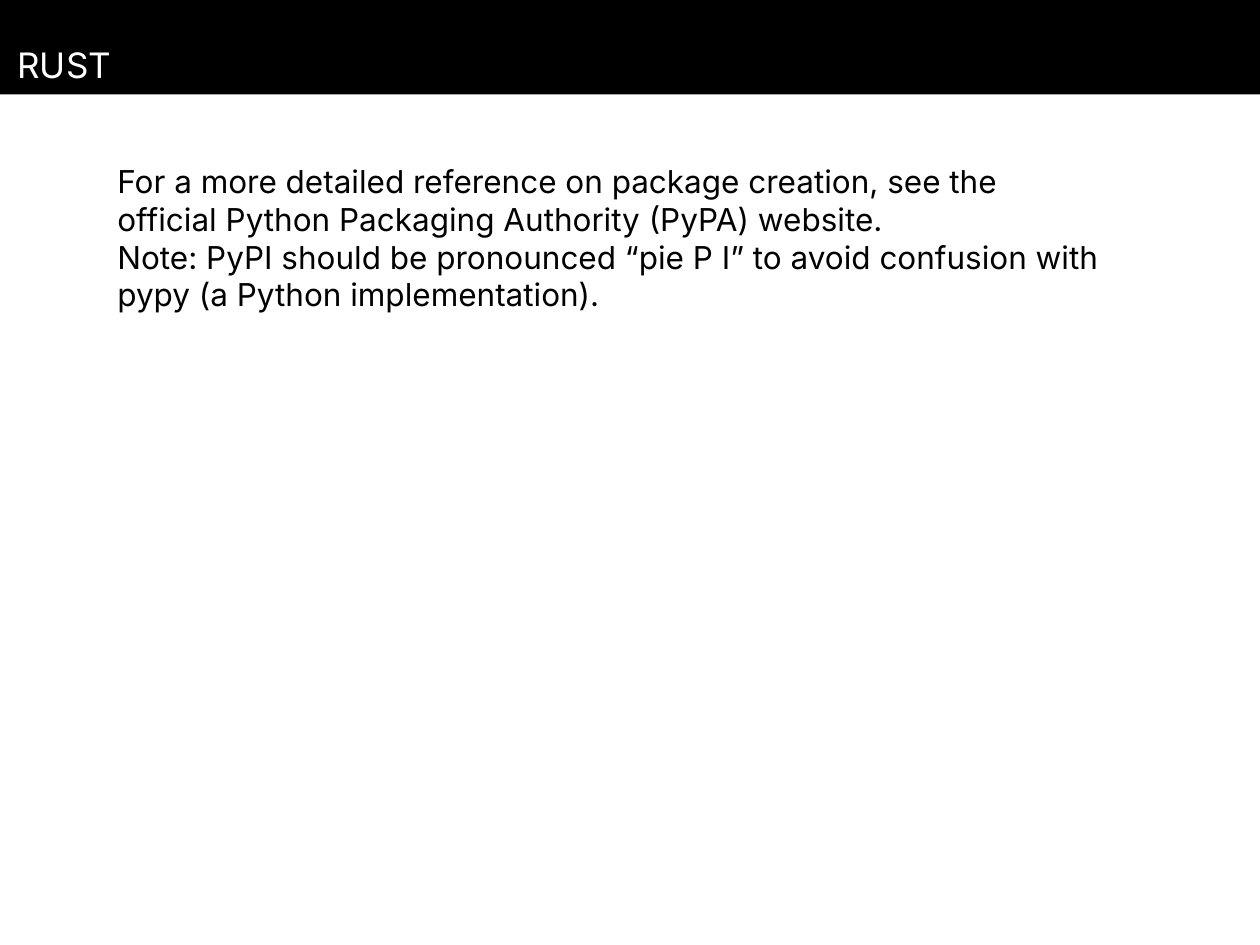
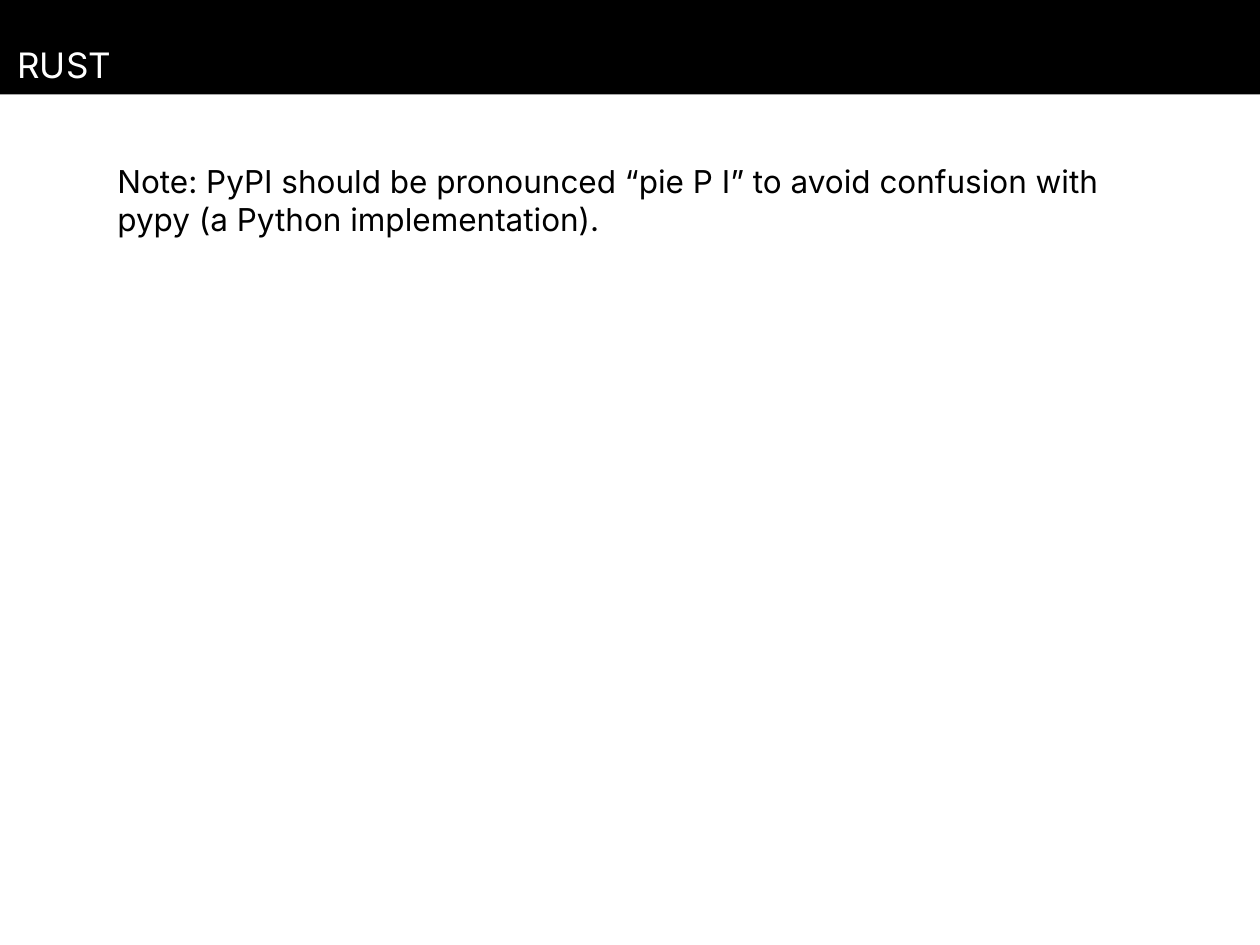
Before and after one commit to Brendan8899/pdfTopptx, a slide deck: slide 2 of output.pptx (slide 4 before the commit). Drawn at 1260x945 pixels with LibreOffice and Linux fonts; fonts in the diff are those of the drawing. Boxes give left, top, right and bottom in pixels: in the first picture for what was removed or moved away, otherwise in the second. Text is boxed around its words. In the diff, an @@ line names an element or a change of style, - is before the commit and + after.

```diff
--- a/output.pptx
+++ b/output.pptx
@@ text "Note: PyPI should be pronounced ..." at box(117, 169, 1098, 238): more space between paragraphs @@
@@ text at box(117, 169, 996, 238): paragraph removed @@
-For a more detailed reference on package creation, see the official Python Packaging Authority (PyPA) website.
```
Also in this commit, not shown: 3 other slides changed, 3 slides removed, 7 other files.
